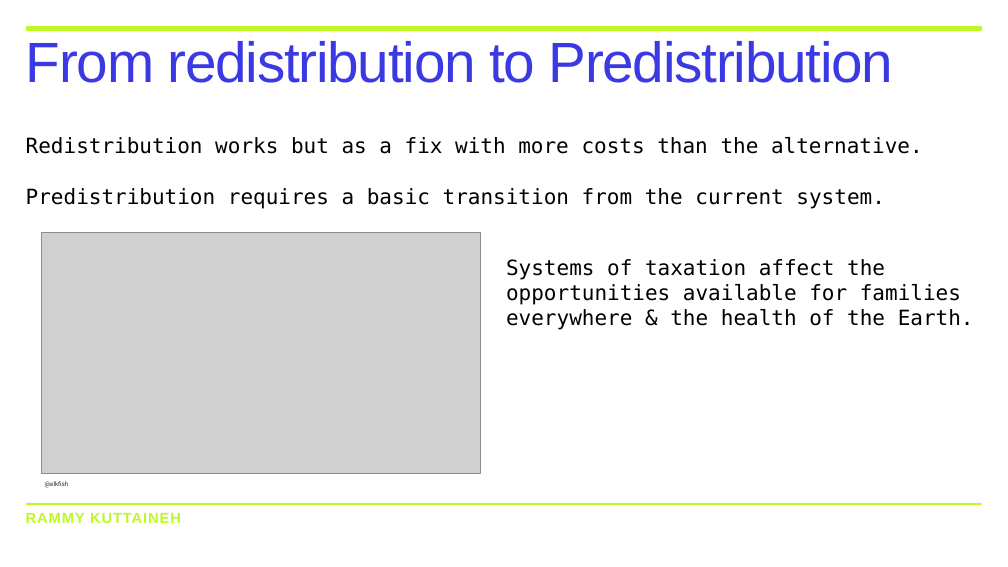
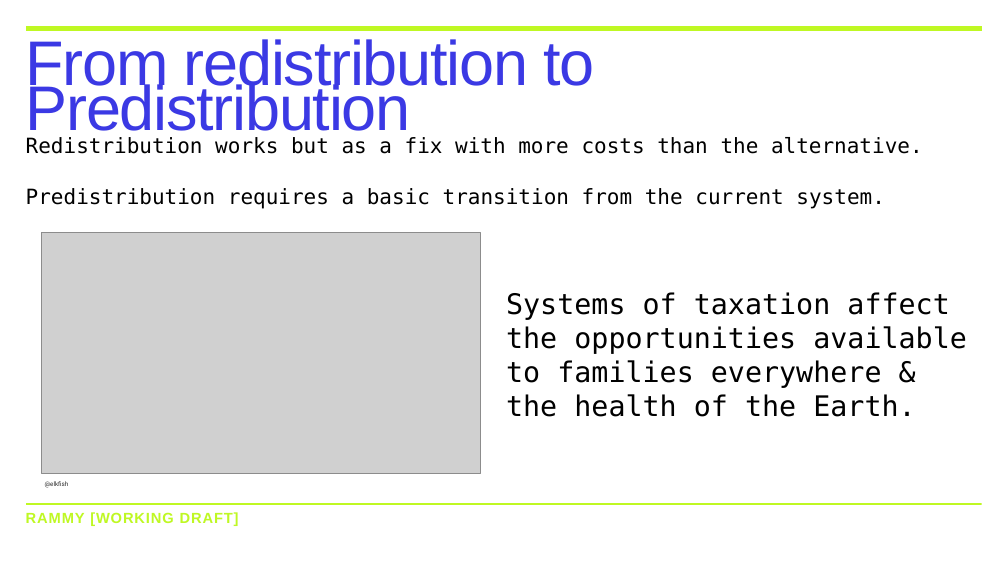
Before and after one commit to kuttaineh/unititle, a slide deck: slide 2 of TRANSITION.ppsx. Drawn at 1008x567 pixels with LibreOffice and Linux fonts; fonts in the diff are those of the drawing; grey boxes stand for pictures. Boxes give left, top, right and bottom in pixels: in the first picture for what was removed or moved away, otherwise in the second. Text is boxed around its words. In the diff, an @@ line names an element or a change of style, - is before the commit and + after.

```diff
--- a/TRANSITION.ppsx
+++ b/TRANSITION.ppsx
@@ title "From redistribution to Predistribution" at bbox=[26, 39, 594, 142]: size 108 to 120 pt @@
@@ text at bbox=[506, 292, 967, 417]: text changed; size 40 to 54 pt @@
-Systems of taxation affect the
-opportunities available for families
-everywhere & the health of the Earth.
+Systems of taxation affect the opportunities available to families everywhere & the health of the Earth.
@@ text at bbox=[26, 512, 239, 526]: text changed @@
-RAMMY KUTTAINEH
+RAMMY [WORKING DRAFT]
```
Also in this commit, not shown: 4 other slides changed.
